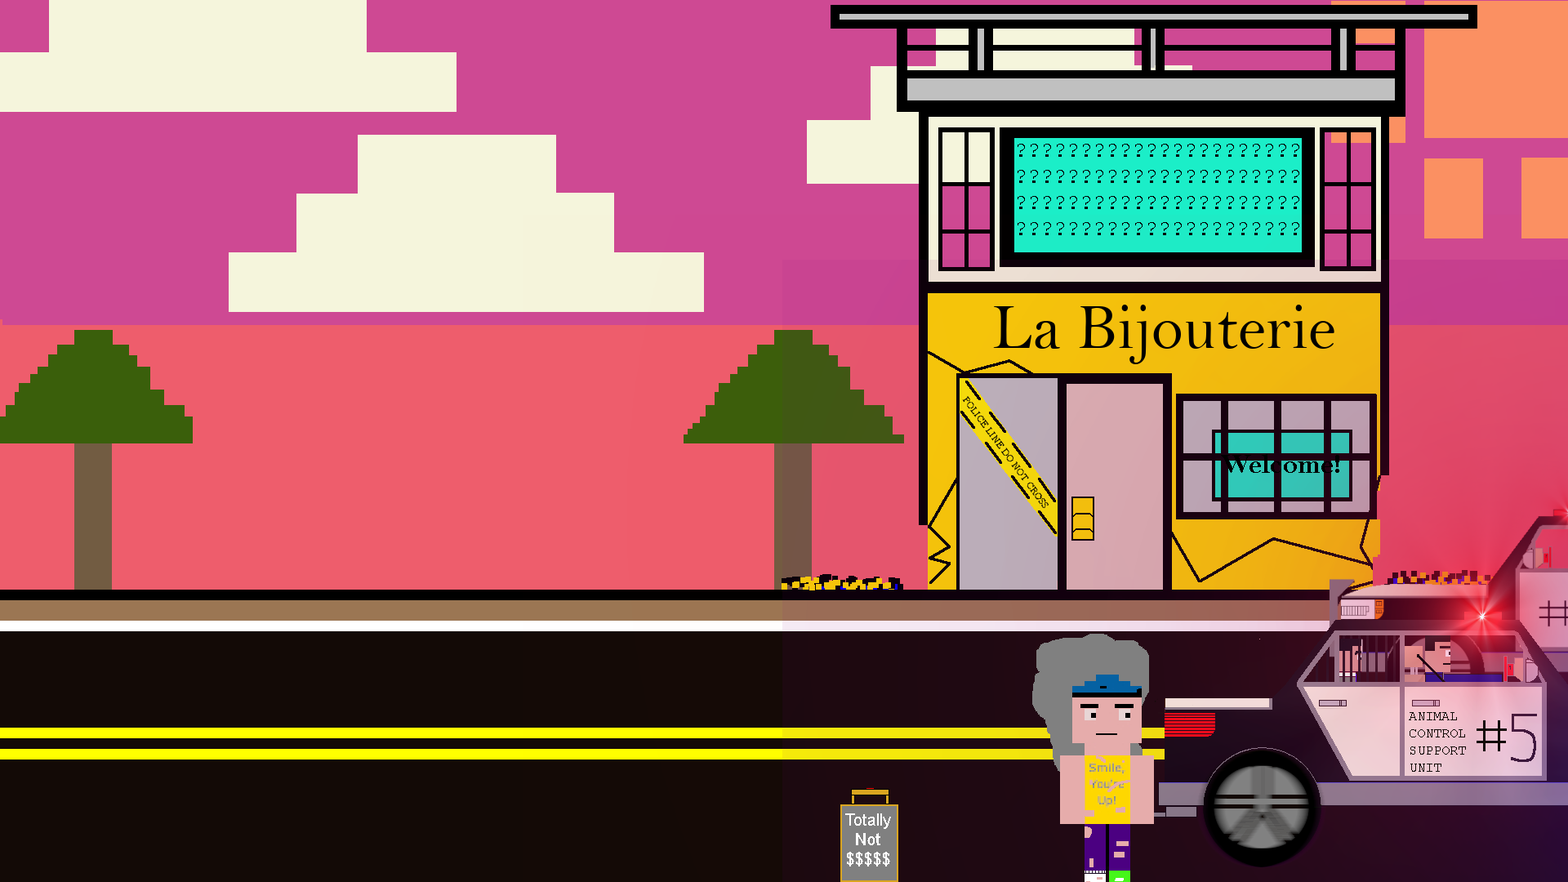
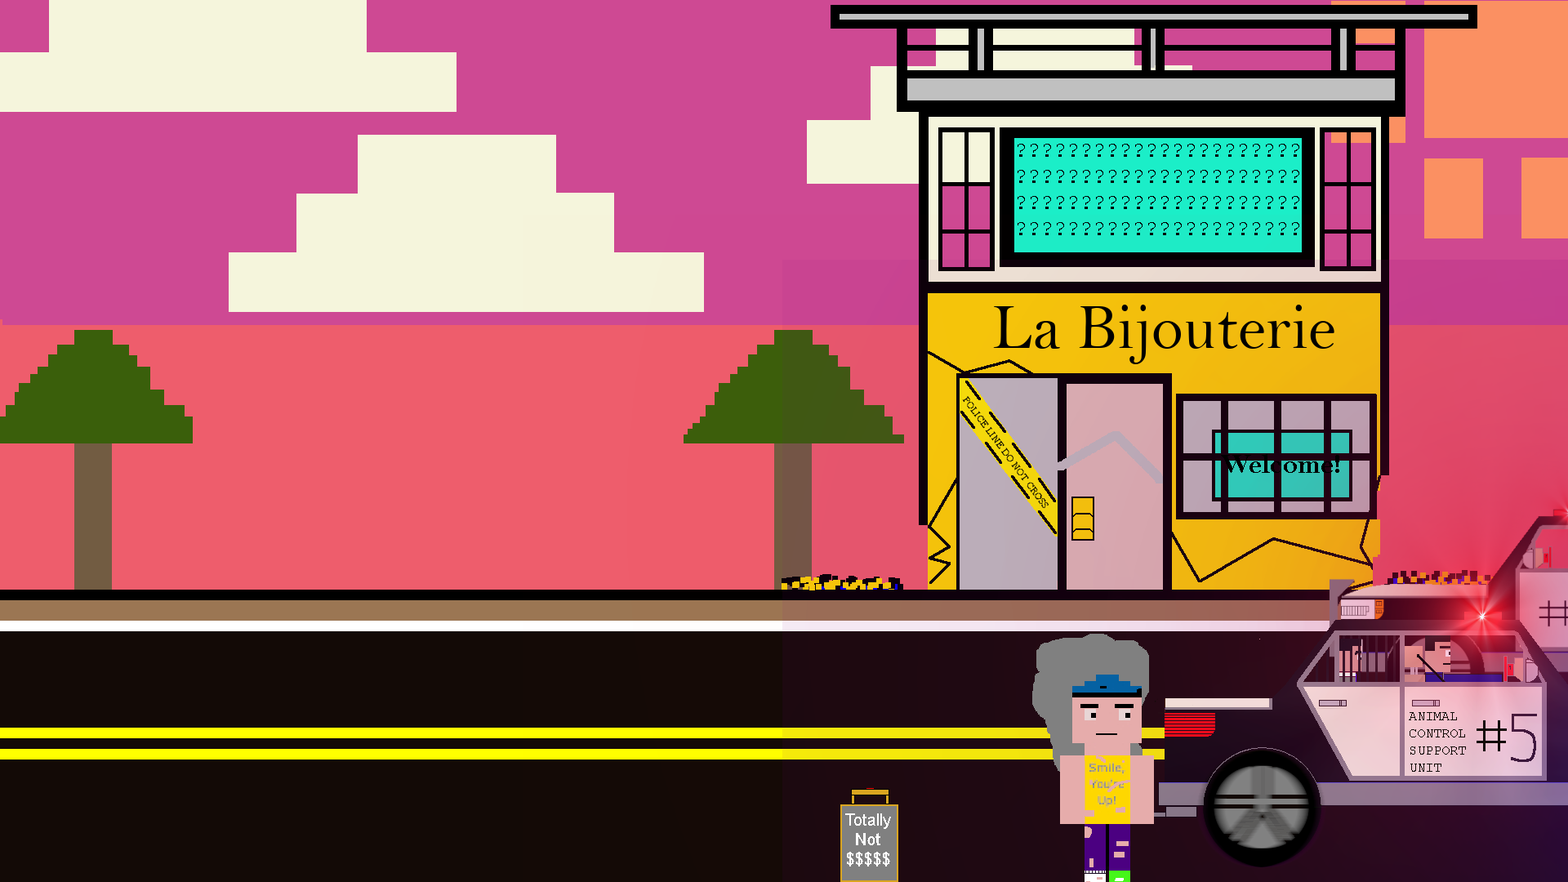
Comparing the layer stacks of the two w=1568, h=882 images. Changes:
added layer "Background copy #8" above "Background copy #7" over bbox(1057, 431, 1163, 484)
hid "Background copy #7" over bbox(1057, 431, 1163, 484)